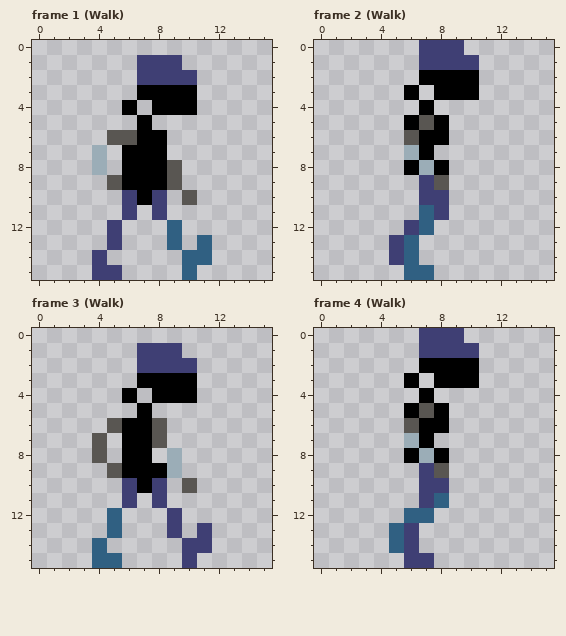
Two versions of one pixel-art file, Assets/Sprites/Player_Sprite.aseprite. The first picture shows the starting point.
16x16 pixels, 12 frames. Shown: frame 1 (Walk), frame 2 (Walk), frame 3 (Walk), frame 4 (Walk). The commit also changed other frames, which this record leaves out.
The same view after the edit:
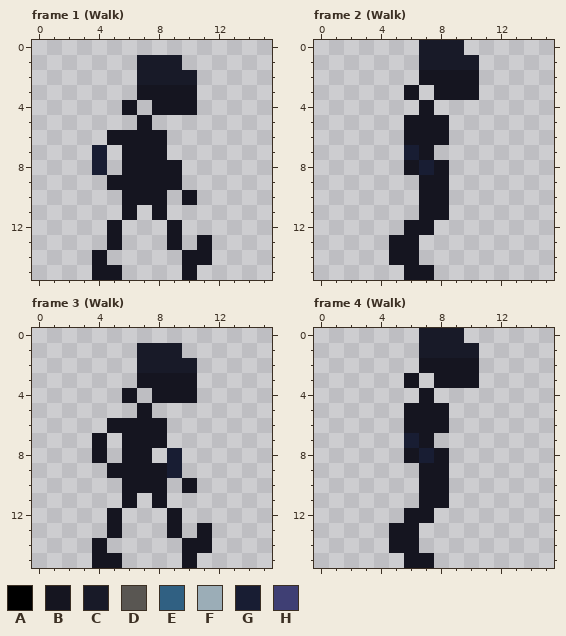
Palette (. is transparent): A #000000  B #151520  C #181a28  D #595652  E #306082  F #9badb7  G #181d33  H #3f3f74
Message: Player sprite update Updated the player sprite (hopefully without reimporting the other stuff)
From old to new:
Changed rows in their new state; - is an unchanged pixel.
Frame 1 (Walk), layer "Color":
first column x 4:
 1 ---CCC--
 2 ---CCCC-
 3 ---BBBB-
 4 --B-BBB-
 5 ---B----
 6 -BBBB---
 7 G-BBB---
 8 G-BBBB--
 9 -BBBBB--
10 --BBB-B-
11 --B-B---
12 -B---B--
13 -B---B-B
14 B-----BB
15 BB----B-
Frame 2 (Walk), layer "Color":
first column x 5:
 0 --CCC-
 1 --CCCC
 2 --BBBB
 3 -B-BBB
 4 --B---
 5 -BBB--
 6 -BBB--
 7 -GB---
 8 -BGB--
 9 --BB--
10 --BB--
11 --BB--
12 -BB---
13 BB----
14 BB----
15 -BB---
Frame 3 (Walk), layer "Color":
first column x 4:
 1 ---CCC--
 2 ---CCCC-
 3 ---BBBB-
 4 --B-BBB-
 5 ---B----
 6 -BBBB---
 7 B-BBB---
 8 B-BB-G--
 9 -BBBBG--
10 --BBB-B-
11 --B-B---
12 -B---B--
13 -B---B-B
14 B-----BB
15 BB----B-
Frame 4 (Walk), layer "Color": the same change as frame 2 (Walk)
